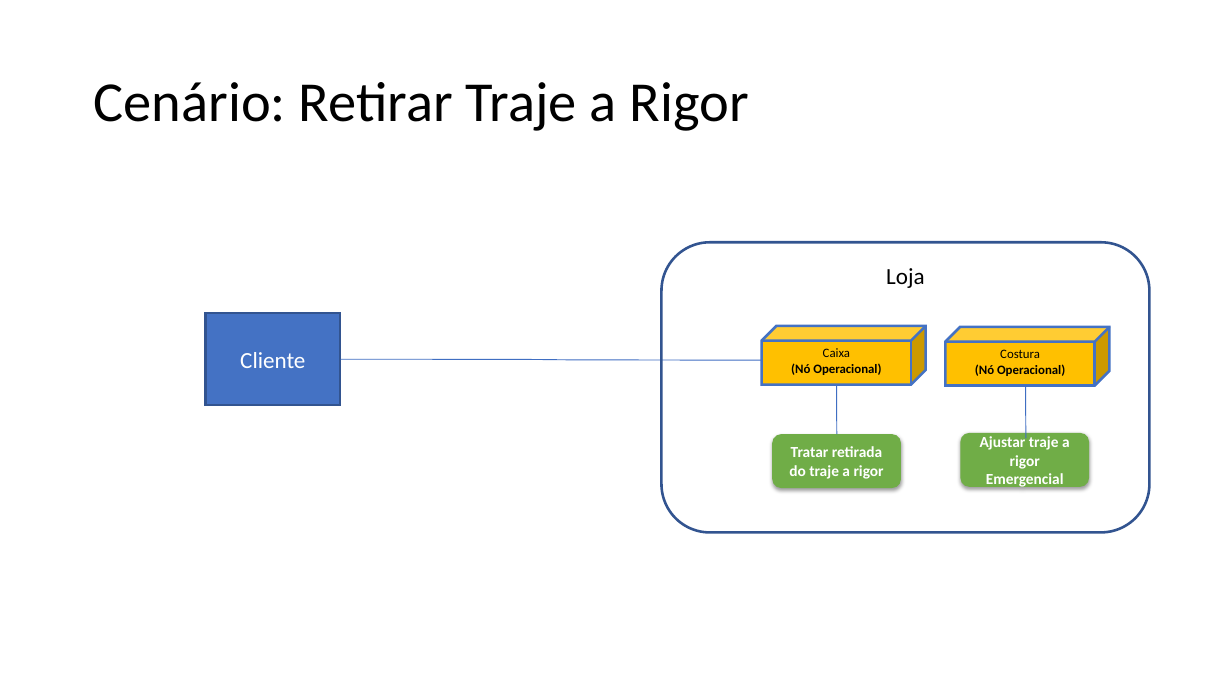
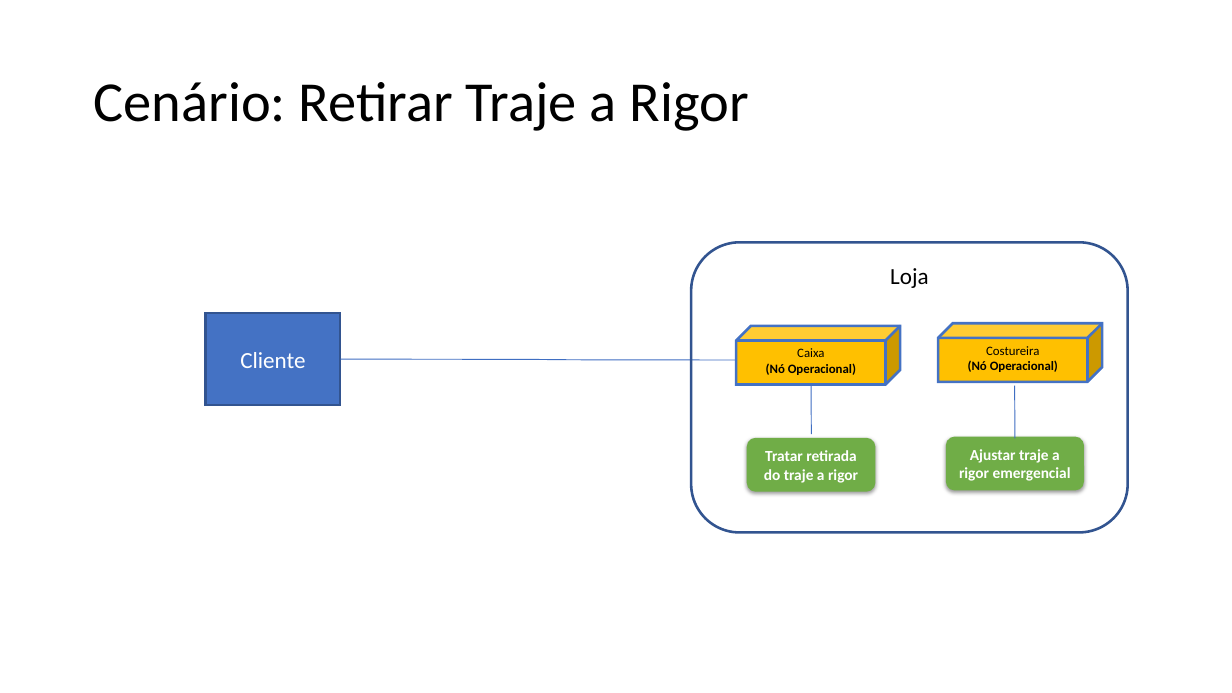
Before and after one commit to grupopenelopechavosa/OPE---Faculdade-Impacta, a slide deck: slide 3 of 15 - Arquitetura de Negócio para cada Cenário.pptx. Drawn at 1232x693 pixels with LibreOffice and Linux fonts; fonts in the diff are those of the drawing. Boxes give left, top, right and bottom in pixels: in the first picture for what was removed or moved away, otherwise in the second. Text is boxed around its words. In the diff, an @@ line names an element or a change of style, - is before the commit and + after.

```diff
--- a/15 - Arquitetura de Negócio para cada Cenário.pptx
+++ b/15 - Arquitetura de Negócio para cada Cenário.pptx
@@ rounded rectangle "Loja": place and size @@
-rounded rectangle "Loja" at bbox=[662, 242, 1150, 532]
+rounded rectangle "Loja" at bbox=[691, 242, 1128, 532]
@@ cube "Caixa": place and size @@
-cube "Caixa" at bbox=[762, 326, 926, 384]
+cube "Caixa" at bbox=[737, 326, 900, 384]
@@ cube "Costureira": place and size @@
-cube "Costureira" at bbox=[945, 327, 1110, 385]
+cube "Costureira" at bbox=[938, 323, 1102, 382]
@@ text in cube at bbox=[986, 346, 1039, 355]: text changed @@
-Costura
+Costureira
@@ line moved from (836, 382) - (837, 434) to (811, 382) - (811, 434) @@
@@ line moved from (1026, 385) - (1026, 438) to (1015, 385) - (1015, 438) @@
@@ rounded rectangle "Tratar retirada do traje a ...": place and size @@
-rounded rectangle "Tratar retirada do traje a ..." at bbox=[773, 434, 901, 488]
+rounded rectangle "Tratar retirada do traje a ..." at bbox=[747, 438, 875, 492]
@@ rounded rectangle "Ajustar traje a rigor emergencial": place and size @@
-rounded rectangle "Ajustar traje a rigor emergencial" at bbox=[960, 433, 1089, 487]
+rounded rectangle "Ajustar traje a rigor emergencial" at bbox=[946, 436, 1085, 490]
@@ text in rounded rectangle at bbox=[959, 449, 1071, 481]: text changed @@
-Ajustar traje a rigor Emergencial
+Ajustar traje a rigor emergencial
```
Also in this commit, not shown: 2 other slides changed, 9 other files.
